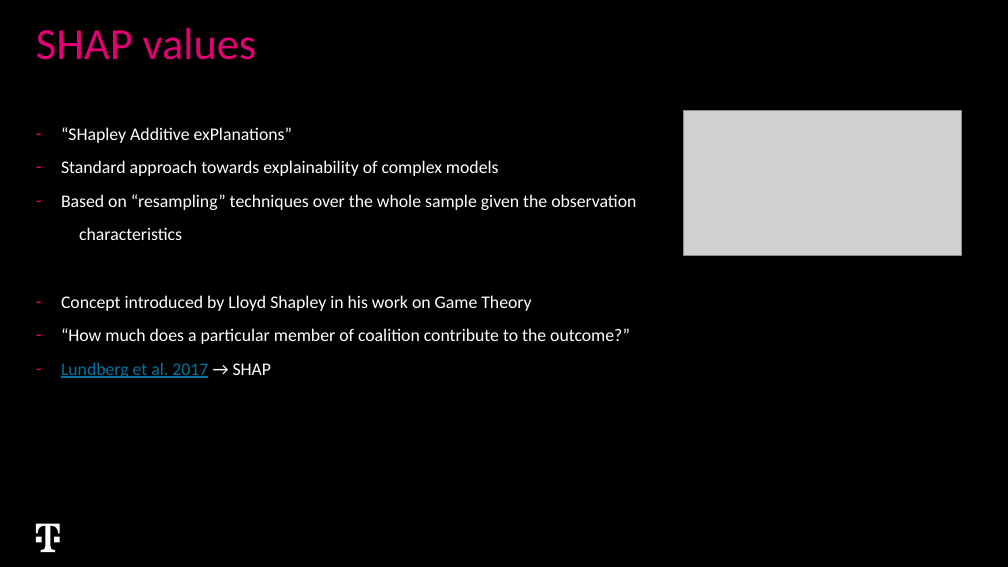
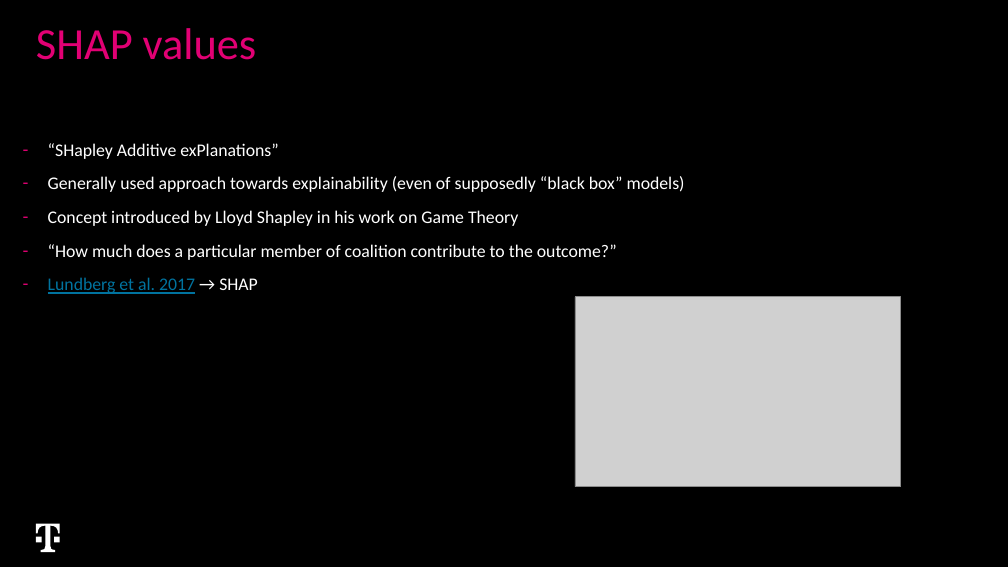
Before and after one commit to VondracekS/ExplainabilityExchange, a slide deck: slide 4 of ExplainerDahboards_AIS_KnowledgeExchange.pptx (slide 3 before the commit). Drawn at 1008x567 pixels with LibreOffice and Linux fonts; fonts in the diff are those of the drawing; grey boxes stand for pictures; background and template pictures are left out. Boxes give left, top, right and bottom in pixels: in the first picture for what was removed or moved away, otherwise in the second. Text is boxed around its words. In the diff, an @@ line names an element or a change of style, - is before the commit and + after.

```diff
--- a/ExplainerDahboards_AIS_KnowledgeExchange.pptx
+++ b/ExplainerDahboards_AIS_KnowledgeExchange.pptx
@@ picture removed at bbox=[684, 110, 962, 255] @@
@@ text "“SHapley Additive exPlanations”": place and size @@
-text "“SHapley Additive exPlanations”" at bbox=[61, 127, 636, 378]
+text "“SHapley Additive exPlanations”" at bbox=[48, 143, 685, 294]
@@ text at bbox=[48, 176, 685, 192]: text changed @@
-– Standard approach towards explainability of complex models
-– Based on “resampling” techniques over the whole sample given the observation
-characteristics
+– Generally used approach towards explainability (even of supposedly “black box” models)
@@ picture added at bbox=[575, 297, 901, 486] @@
```
Also in this commit, not shown: 3 other slides changed, 4 slides added, 1 slide removed, 3 other files.
